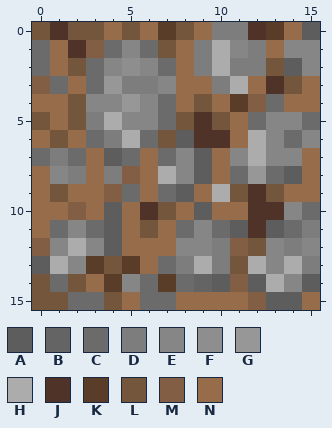
Pixel-art sprite, stored at rp/textures/blocks/dirt_podzol_top.png. The picture above is the old version.
The file is 16x16 pixels. Colours within 5 levels of each other are drawn and written as one.
Palette (. is transparent): A #5d5d5d  B #646464  C #6b6b6b  D #7d7d7d  E #868686  F #8e8e8e  G #979797  H #acacac  J #503328  K #593d29  L #74563d  M #825e44  N #966c4a
Pixels before, first column x 0:
 0 LJLLNLNKLNDDJKNA
 1 CNJMCECLNDHEDNEE
 2 CNLCEFECNDHDDLAE
 3 MCNCGDDENNDHNJLN
 4 NNLEEGECNLNKMCNN
 5 LNLDHEECLJLNCEEC
 6 NLNCDHCLAJJNHECE
 7 CDCNACNCEANEHEEN
 8 NEDNDMNHEANCGCAN
 9 NLNNMCNCANHLJLNN
10 NNMNANJLNANNJJEC
11 NCECANLNCECAJACD
12 MEHEANNNEEDMLEDE
13 AHEKLKNCDHDLHEHD
14 LCLNKECKCBAMAHEA
15 LLCCLNCCNNNNMAAN
The same view after the edit:
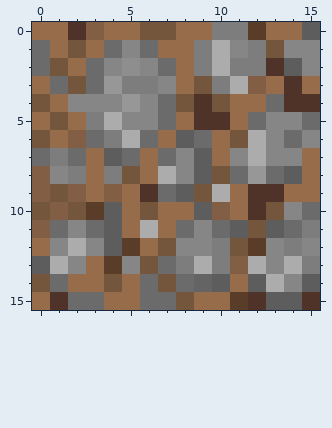
Diff:
y 0: x 0..3 LJLL -> NNJM; x 5..8 LNKL -> NLLN; x 12..13 JK -> KN
y 1: x 2..3 JM -> LN; x 7 L -> N; x 13 N -> L
y 2: x 1..2 NL -> LN; x 13 L -> J
y 3: x 0 M -> N; x 2 N -> L; x 9 N -> L; x 12..14 NJL -> MNJ
y 4: x 0 N -> L; x 2 L -> E; x 8..12 NLNKM -> LJLNN; x 14..15 NN -> JJ
y 5: x 0..2 LNL -> NLN; x 8 L -> N; x 10 L -> J
y 6: x 0..2 NLN -> LNM; x 7 L -> N; x 9..11 JJN -> CNL
y 8: x 0 N -> M; x 5 M -> L; x 10 N -> L
y 9: x 0 N -> M; x 2 N -> M; x 5..6 CN -> NJ; x 9 N -> L; x 11 L -> N; x 13 L -> J
y 10: x 0..3 NNMN -> LMLK; x 6..7 JL -> LN; x 10 N -> M; x 13 J -> L
y 11: x 0 N -> M; x 6 L -> H; x 12 J -> L
y 12: x 0 M -> N; x 5 N -> K; x 7 N -> L; x 11..12 ML -> LK
y 13: x 3..6 KLKN -> NKEL; x 11 L -> M
y 14: x 2 L -> N; x 4..5 KE -> LN; x 7 K -> L; x 11 M -> N
y 15: x 0..1 LL -> NJ; x 4 L -> N; x 8 N -> L; x 11..12 NM -> KJ; x 15 N -> J
